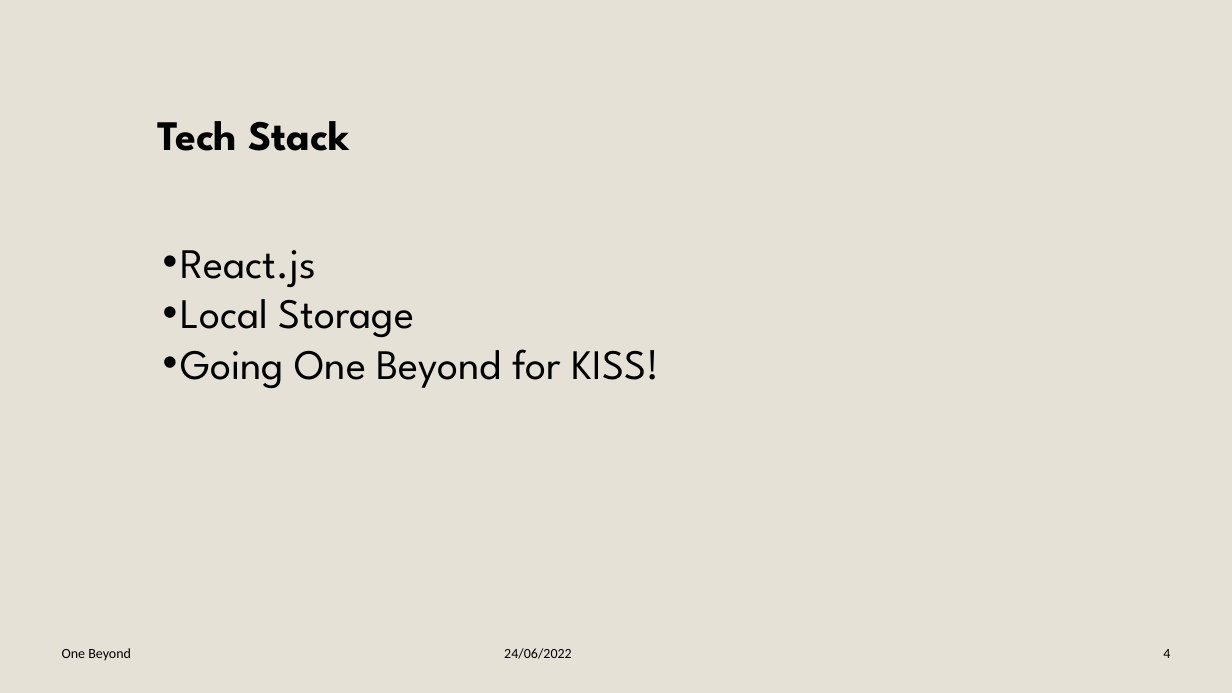
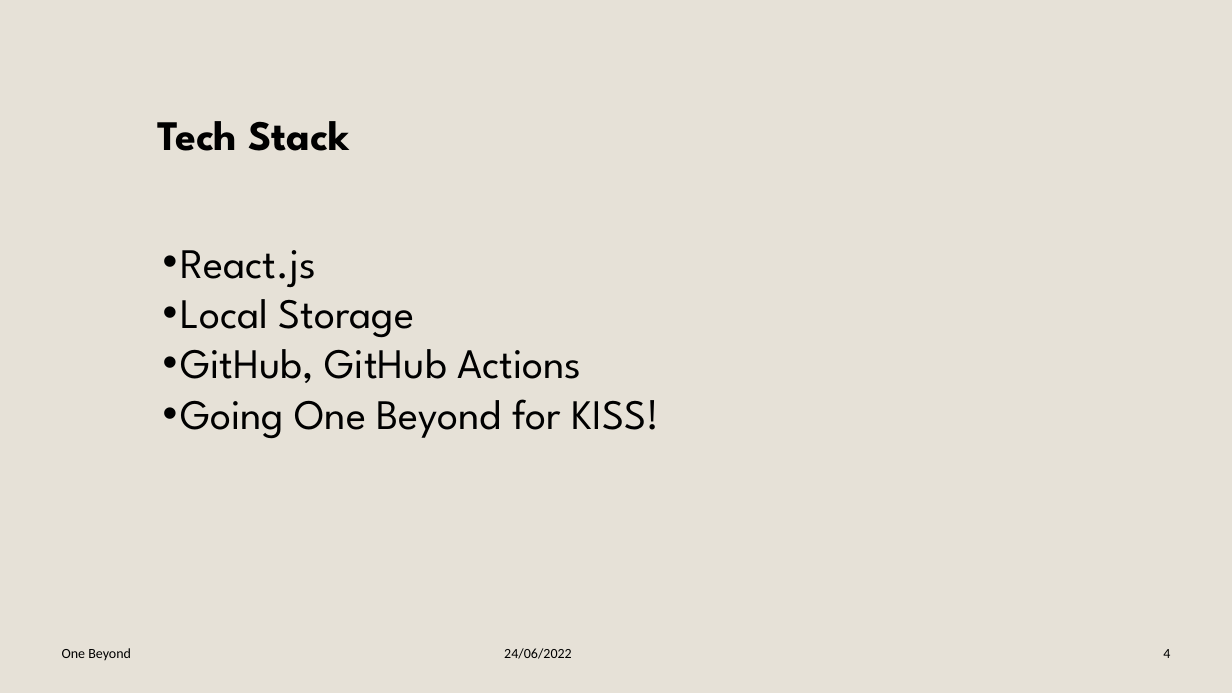
Before and after one commit to adankot/one-beyond-butterfly, a slide deck: slide 3 of TeamButterfly.pptx. Drawn at 1232x693 pixels with LibreOffice and Linux fonts; fonts in the diff are those of the drawing; background and template pictures are left out. Boxes give left, top, right and bottom in pixels: in the first picture for what was removed or moved away, otherwise in the second. Text is boxed around its words. In the diff, an @@ line names an element or a change of style, - is before the commit and + after.

```diff
--- a/TeamButterfly.pptx
+++ b/TeamButterfly.pptx
@@ text at (x1=180, y1=337, x2=581, y2=383): paragraph added @@
+• GitHub, GitHub Actions
```
Also in this commit, not shown: 1 other slide changed.
